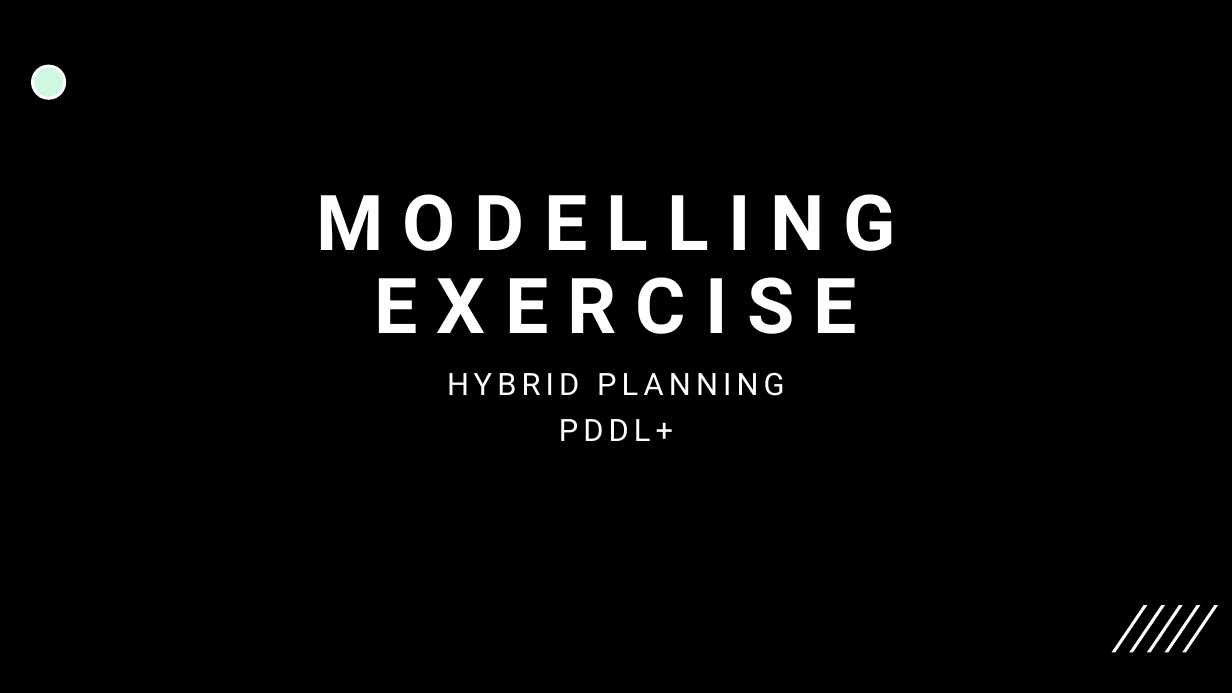
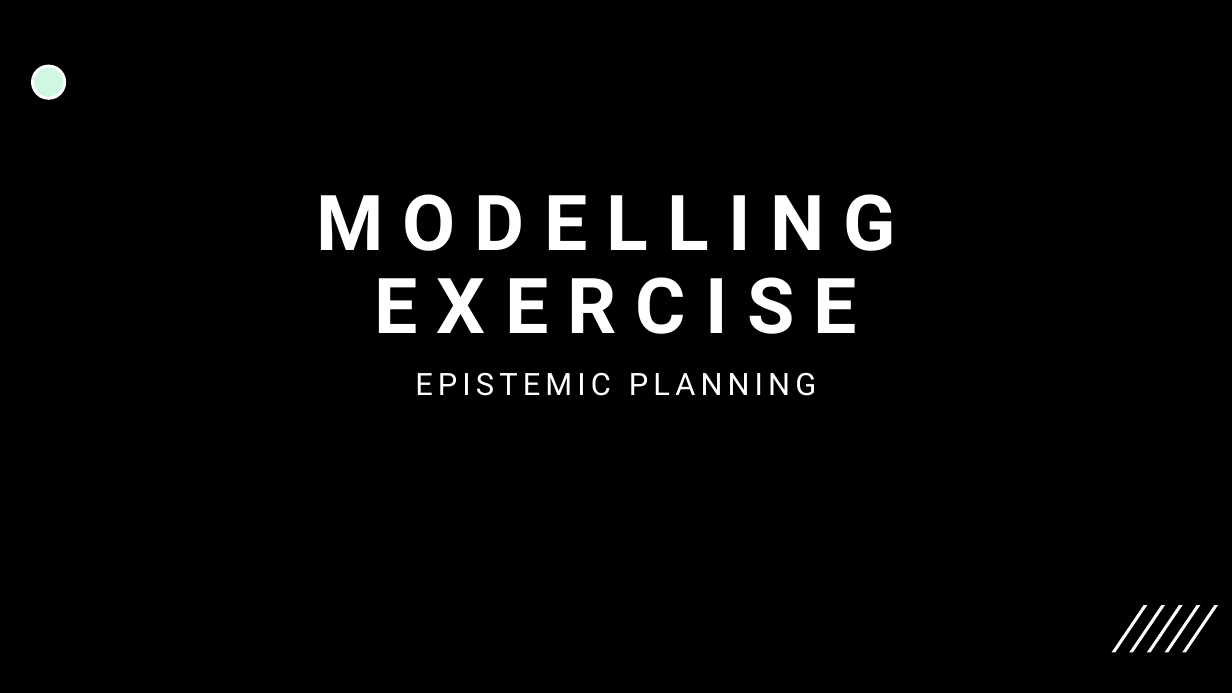
Before and after one commit to AI-Planning/modeling-in-pddl, a slide deck: slide 1 of exercises/cisc-813/epistemic/slides.pptx. Drawn at 1232x693 pixels with LibreOffice and Linux fonts; fonts in the diff are those of the drawing. Boxes give left, top, right and bottom in pixels: in the first picture for what was removed or moved away, otherwise in the second. Text is boxed around its words. In the diff, an @@ line names an element or a change of style, - is before the commit and + after.

Commit message:
Finished the slides for the epistemic tutorial.

```diff
--- a/exercises/cisc-813/epistemic/slides.pptx
+++ b/exercises/cisc-813/epistemic/slides.pptx
@@ subtitle at [415,372,816,396]: text changed @@
-HYBRID PLANNING
-PDDL+
+EPISTEMIC PLANNING
```
Also in this commit, not shown: 7 other slides changed, 9 slides added, 10 slides removed.
